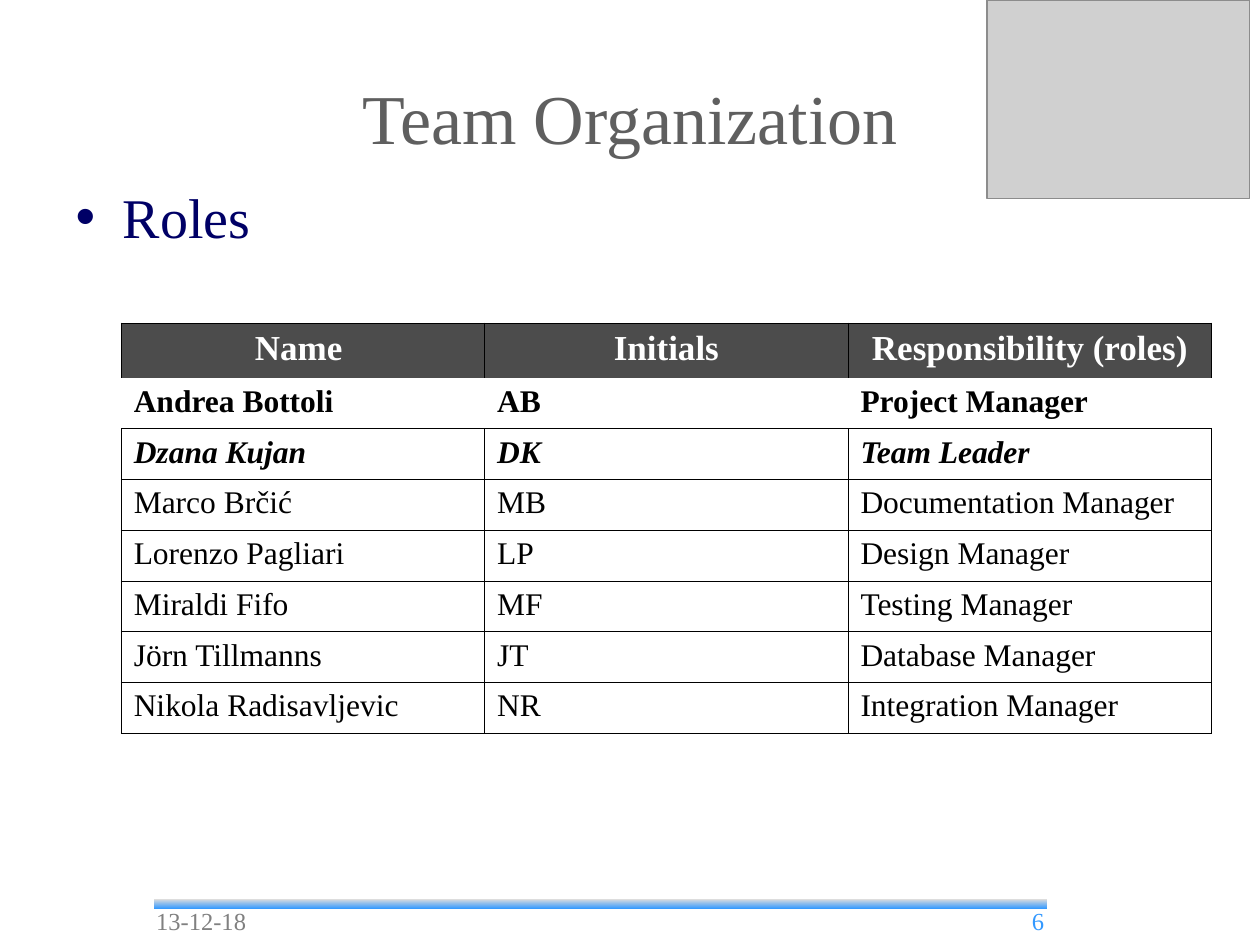
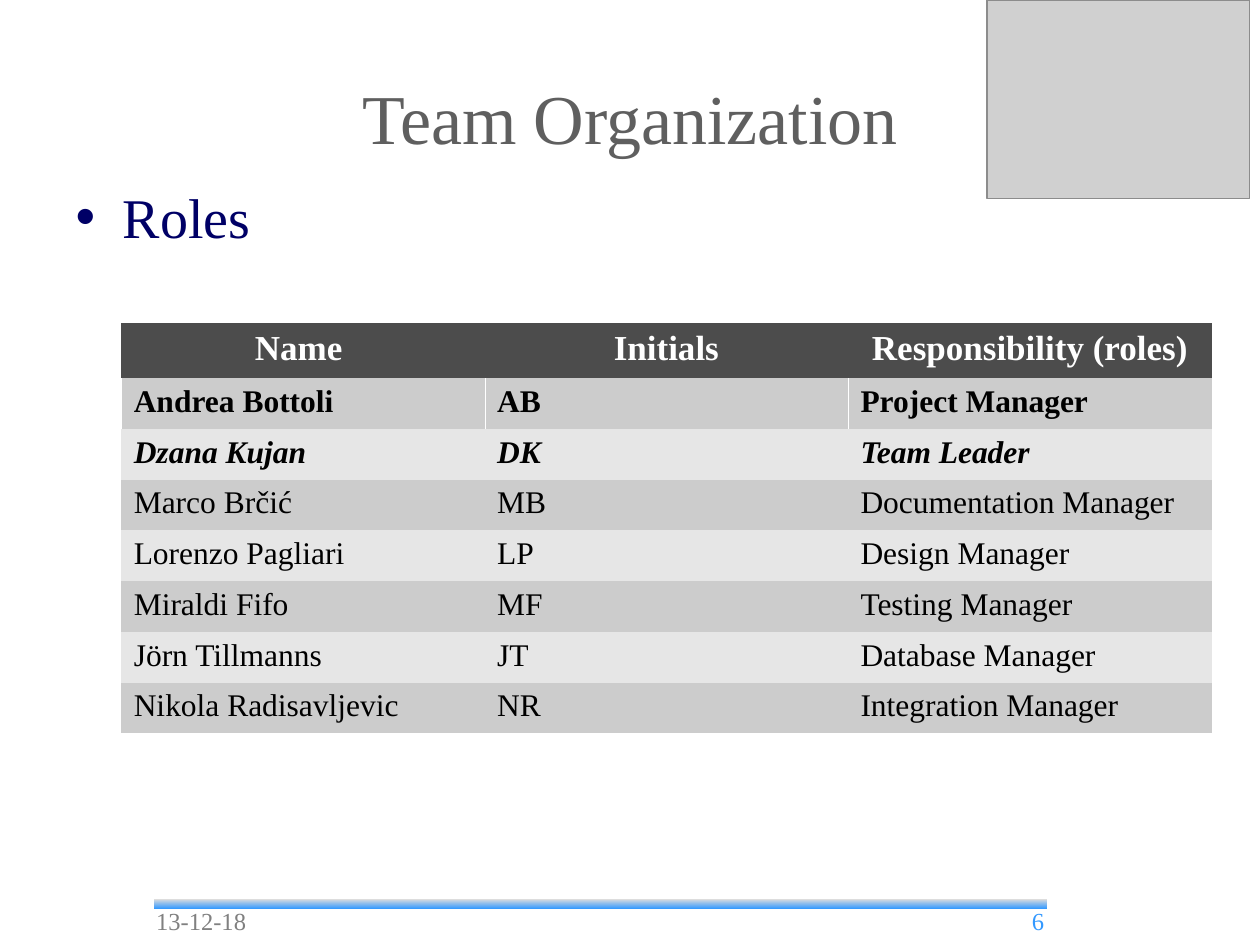
Before and after one commit to andrea-bottoli/DSD, a slide deck: slide 6 of Documentation/Presentations/Beta_Prototype.odp. Drawn at 1260x945 pixels with LibreOffice and Linux fonts; fonts in the diff are those of the drawing; grey boxes stand for pictures; background and template pictures are left out. Boxes give left, top, right and bottom in pixels: in the first picture for what was removed or moved away, otherwise in the second. Text is boxed around its words. In the diff, an @@ line names an element or a change of style, - is before the commit and + after.

```diff
--- a/Documentation/Presentations/Beta_Prototype.odp
+++ b/Documentation/Presentations/Beta_Prototype.odp
@@ table at <box>121,323,1211,733</box> @@
@@ fill none to #CCCCCC in 12 cells @@
@@ fill none to #E6E6E6 in 9 cells @@
@@ borders changed @@
```
Also in this commit, not shown: 13 other slides changed, 1 other file.
